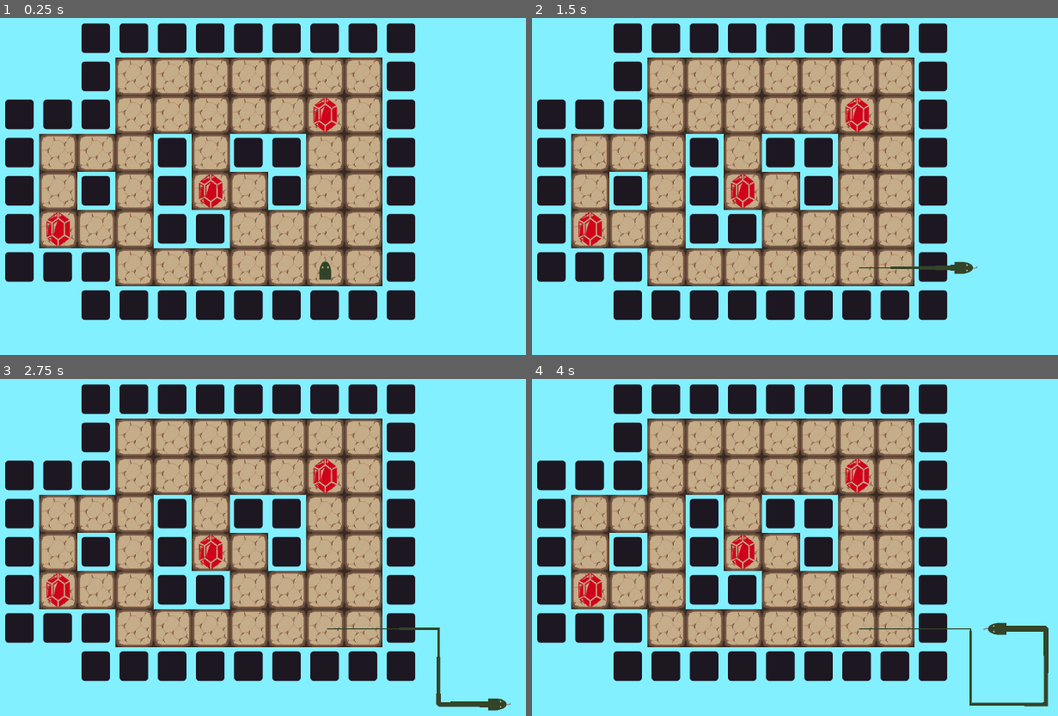
Above: before the commit, frames 1-4 (two rows, left to right).
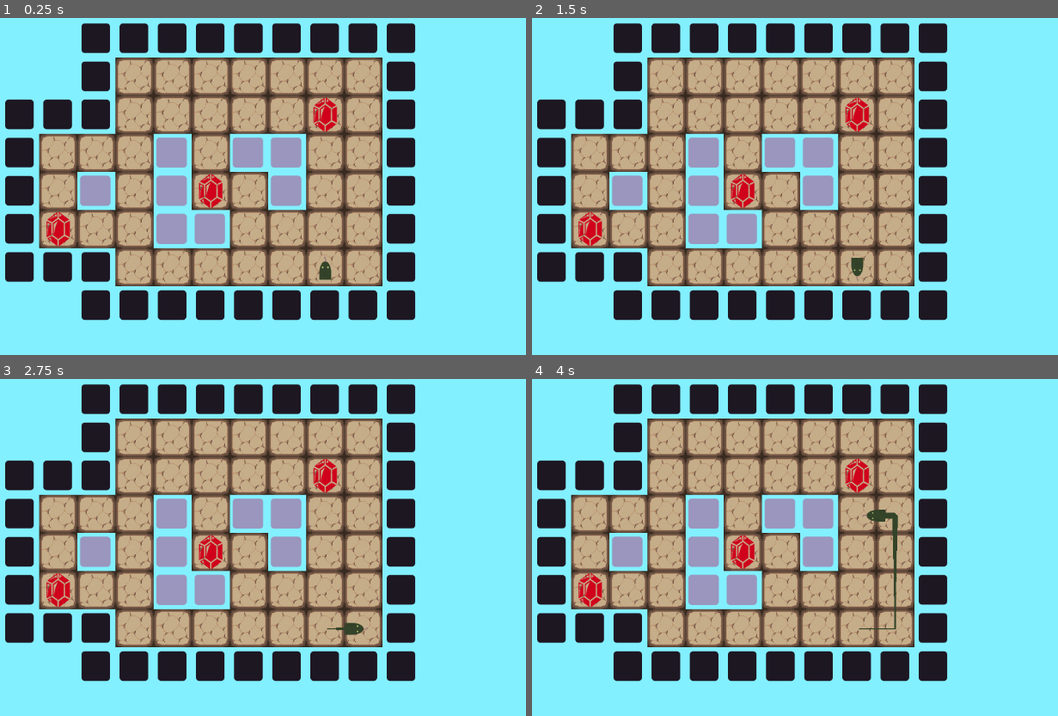
Above: after the commit, the same moments.

Repository: iguessfive/GMTK-Game-Jam
Game: Godot game, scene res://gameplay/ouroborous_game.tscn
The game is run twice, just before and just after one commit, with the same random seed, the same clock (stepped at 60 frames per second) and the same inputs. The project has no main scene, so this scene is started directly.
Inputs:
- Up to frame 1 (0.25 s): no input
- Up to frame 2 (1.5 s): tap Enter at 0.5 s; hold D (move_right) 0.53-1.28 s; hold Space (throw) 0.53-1.28 s; hold S (move_down) from 1.28 s (still down); tap Space (throw) at 1.35 s
- Up to frame 3 (2.75 s): release S (move_down) at 2.03 s; hold D (move_right) from 2.03 s (still down); hold Space (throw) from 2.03 s (still down)
- Up to frame 4 (4 s): release D (move_right) at 2.78 s; release Space (throw) at 2.78 s; hold W (move_up) 2.78-3.53 s; tap Space (throw) at 2.85 s; hold A (move_left) from 3.53 s (still down); hold Space (throw) from 3.53 s (still down)

The runs differ from the first frame. In frame 1, 4.2% of the frame differs, in the area x 15-58%, y 35-68%; in frame 2, 4.6%; in frame 3, 4.8%; in frame 4, 5.3%, in the area x 15-99%, y 35-98%.

Commit message:
feat: simple hazard system outlined

Diff:
--- a/assets/TileSets/example_tiles.tres
+++ b/assets/TileSets/example_tiles.tres
@@ -7,6 +7,7 @@
 texture = ExtResource("1_6w7bi")
 texture_region_size = Vector2i(64, 64)
 2:1/0 = 0
+2:1/0/physics_layer_0/polygon_0/points = PackedVector2Array(-32, -32, 32, -32, 32, 32, -32, 32)
 1:1/0 = 0
 0:0/0 = 0
 1:0/0 = 0
@@ -31,6 +32,7 @@
 
 [resource]
 tile_size = Vector2i(64, 64)
-physics_layer_0/collision_layer = 1
+physics_layer_0/collision_layer = 4
+physics_layer_0/collision_mask = 0
 sources/0 = SubResource("TileSetAtlasSource_16cv5")
 sources/1 = SubResource("TileSetAtlasSource_rpepa")
--- /dev/null
+++ b/gameplay/collectible_manger.tscn
@@ -0,0 +1,6 @@
+[gd_scene load_steps=2 format=3 uid="uid://dvg4wjmxfbnb1"]
+
+[ext_resource type="Script" uid="uid://dkv73t6llhsg5" path="res://gameplay/collectibles_manager.gd" id="1_blnwf"]
+
+[node name="CollectibleManger" type="Node2D"]
+script = ExtResource("1_blnwf")
--- a/gameplay/level_example.tscn
+++ b/gameplay/level_example.tscn
@@ -25,7 +25,7 @@
 position = Vector2(544, 352)
 
 [node name="HazardLayer" parent="." instance=ExtResource("5_rpepa")]
-tile_map_data = PackedByteArray("AAAHAAYAAAAAAAEAAAAHAAUAAAAAAAEAAAAHAAQAAAAAAAEAAAAIAAYAAAAAAAEAAAAFAAUAAAAAAAEAAAAJAAQAAAAAAAEAAAAKAAQAAAAAAAEAAAAKAAUAAAAAAAEAAAALAAEAAAAAAAEAAAAKAAEAAAAAAAEAAAAJ …(514 unchanged characters)…
+tile_map_data = PackedByteArray("AAAHAAYAAAACAAEAAAAHAAUAAAACAAEAAAAHAAQAAAACAAEAAAAIAAYAAAACAAEAAAAFAAUAAAACAAEAAAAJAAQAAAACAAEAAAAKAAQAAAACAAEAAAAKAAUAAAACAAEAAAALAAEAAAAAAAEAAAAKAAEAAAAAAAEAAAAJ …(514 unchanged characters)…
 tile_set = ExtResource("1_4t1ad")
 
 [node name="CanvasLayer" type="CanvasLayer" parent="."]
@@ -38,3 +38,5 @@
 grow_horizontal = 2
 grow_vertical = 2
 color = Color(0.509804, 0.941176, 1, 1)
+
+[editable path="CollectibleManager/Collectibles"]
--- a/gameplay/ouroborous_game.tscn
+++ b/gameplay/ouroborous_game.tscn
@@ -16,3 +16,4 @@
 
 [editable path="Snake"]
 [editable path="LevelExample"]
+[editable path="LevelExample/CollectibleManager/Collectibles"]
--- a/gameplay/snake.gd
+++ b/gameplay/snake.gd
@@ -72,3 +72,7 @@
 		if level.get_collectible_count() == 0:
 			print_debug("You can win now, all pickups collected!")
 			level.can_win = true # once all items are collected
+
+func _on_hazard_sensor_body_entered(body: Node2D) -> void:
+	print(body.name, " has entered the hazard area!")
+	get_tree().reload_current_scene.call_deferred()
--- a/gameplay/snake.tscn
+++ b/gameplay/snake.tscn
@@ -7,10 +7,14 @@
 _data = [Vector2(0, 0.213483), 0.0, 0.0, 0, 0, Vector2(0.531915, 0.47191), 0.844944, 0.844944, 0, 0, Vector2(1, 1), 0.0, 0.0, 0, 0]
 point_count = 3
 
-[sub_resource type="RectangleShape2D" id="RectangleShape2D_yyr6o"]
-size = Vector2(64, 62)
+[sub_resource type="CircleShape2D" id="CircleShape2D_yyr6o"]
+radius = 23.0217
+
+[sub_resource type="CircleShape2D" id="CircleShape2D_7yc6v"]
+radius = 23.0217
 
 [node name="Snake" type="CharacterBody2D"]
+collision_mask = 0
 script = ExtResource("1_i4p4t")
 
 [node name="Head" type="Sprite2D" parent="."]
@@ -27,6 +31,16 @@
 monitorable = false
 
 [node name="CollisionShape2D" type="CollisionShape2D" parent="Collector"]
-shape = SubResource("RectangleShape2D_yyr6o")
+visible = false
+shape = SubResource("CircleShape2D_yyr6o")
+
+[node name="HazardSensor" type="Area2D" parent="."]
+collision_layer = 0
+collision_mask = 4
+
+[node name="CollisionShape2D" type="CollisionShape2D" parent="HazardSensor"]
+shape = SubResource("CircleShape2D_7yc6v")
+debug_color = Color(0.796714, 0.219875, 0.182034, 0.337255)
 
 [connection signal="area_entered" from="Collector" to="." method="_on_collector_area_entered"]
+[connection signal="body_entered" from="HazardSensor" to="." method="_on_hazard_sensor_body_entered"]
--- a/project.godot
+++ b/project.godot
@@ -49,6 +49,7 @@
 
 [layer_names]
 
+2d_physics/layer_1="Player"
 2d_physics/layer_2="Pickups"
 2d_physics/layer_3="Hazards"
 
Not shown: 1 places in gameplay/snake.tscn that only renumber resources
